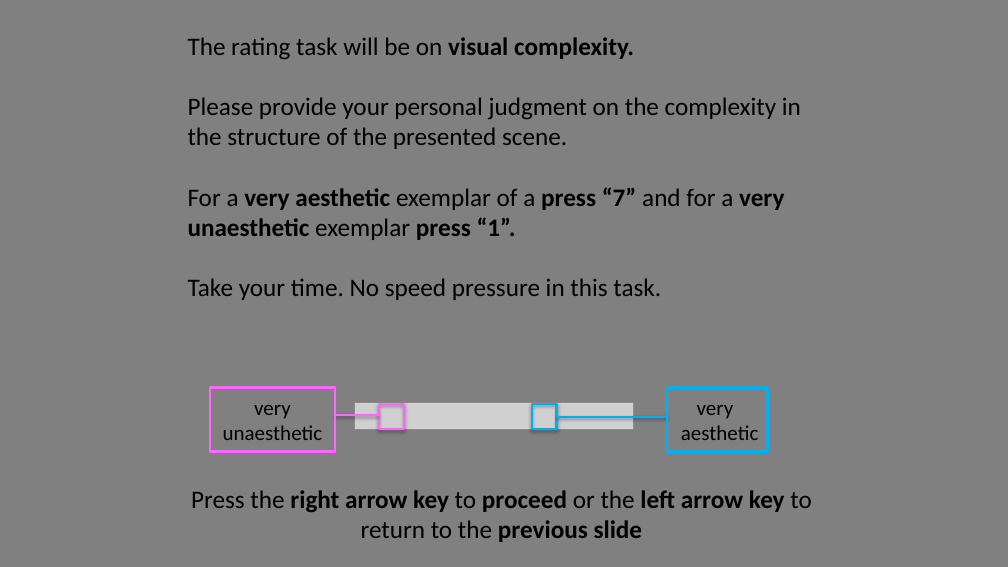
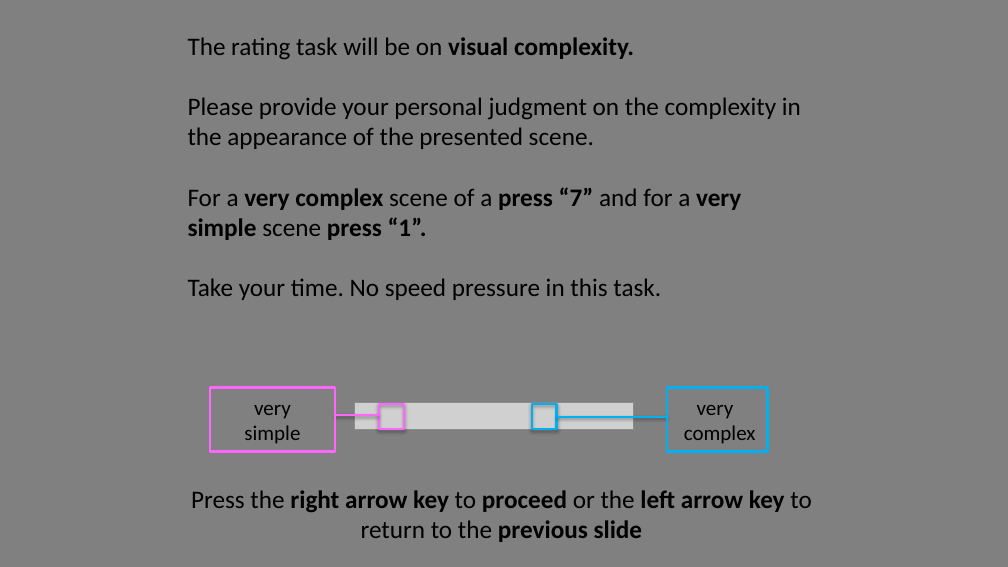
Before and after one commit to michaengeser/pep_wp4, a slide deck: slide 10 of instructions/Instructions.pptx. Drawn at 1008x567 pixels with LibreOffice and Linux fonts; fonts in the diff are those of the drawing; grey boxes stand for pictures. Boxes give left, top, right and bottom in pixels: in the first picture for what was removed or moved away, otherwise in the second. Text is boxed around its words. In the diff, an @@ line names an element or a change of style, - is before the commit and + after.

```diff
--- a/instructions/Instructions.pptx
+++ b/instructions/Instructions.pptx
@@ text at box(188, 97, 801, 240): text changed @@
-Please provide your personal judgment on the complexity in the structure of the presented scene.
-For a very aesthetic exemplar of a press “7” and for a very unaesthetic exemplar press “1”.
+Please provide your personal judgment on the complexity in the appearance of the presented scene.
+For a very complex scene of a press “7” and for a very simple scene press “1”.
@@ text in rectangle at box(684, 405, 756, 444): text changed @@
-very
-aesthetic
+very
+complex
@@ text in rectangle at box(244, 425, 300, 444): text changed @@
-unaesthetic
+simple
```
Also in this commit, not shown: 9 other slides changed, 1 slide removed, 26 other files.
